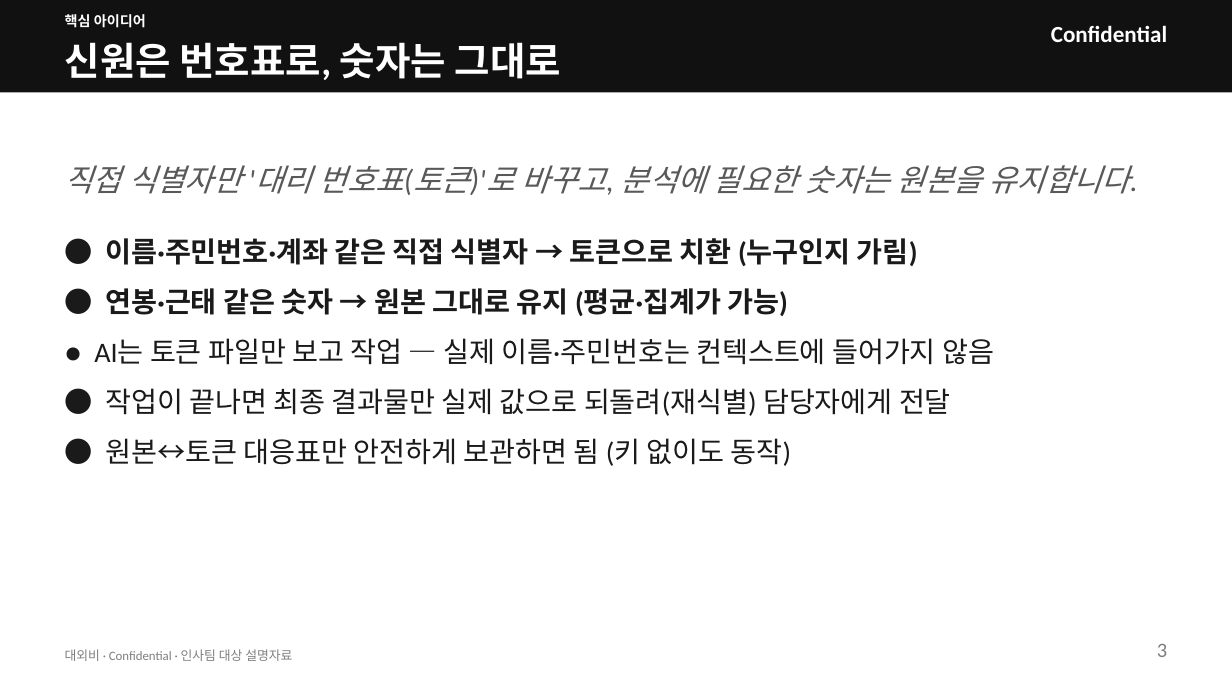
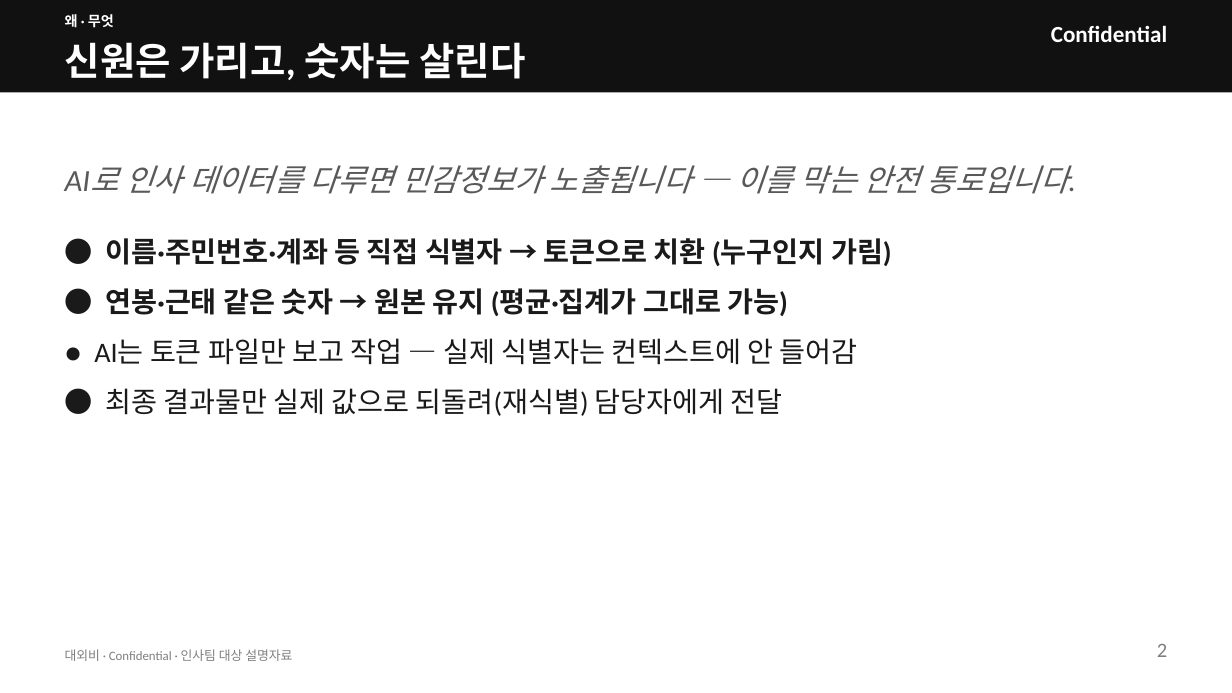
Before and after one commit to kos2001/pii-encryption-gateway, a slide deck: slide 2 of claudedocs/pii-gateway-hr-deck.pptx (slide 3 before the commit). Drawn at 1232x693 pixels with LibreOffice and Linux fonts; fonts in the diff are those of the drawing. Boxes give left, top, right and bottom in pixels: in the first picture for what was removed or moved away, otherwise in the second. Text is boxed around its words. In the diff, an @@ line names an element or a change of style, - is before the commit and + after.

```diff
--- a/claudedocs/pii-gateway-hr-deck.pptx
+++ b/claudedocs/pii-gateway-hr-deck.pptx
@@ text at (65, 14, 114, 28): text changed @@
-핵심 아이디어
+왜 · 무엇
@@ text at (65, 42, 525, 80): text changed @@
-신원은 번호표로, 숫자는 그대로
+신원은 가리고, 숫자는 살린다
@@ text at (125, 165, 1069, 194): text changed @@
-직접 식별자만 '대리 번호표(토큰)'로 바꾸고, 분석에 필요한 숫자는 원본을 유지합니다.
+AI로 인사 데이터를 다루면 민감정보가 노출됩니다 — 이를 막는 안전 통로입니다.
@@ text at (94, 238, 892, 416): text changed; bold on @@
-● 이름·주민번호·계좌 같은 직접 식별자 → 토큰으로 치환 (누구인지 가림)
-● 연봉·근태 같은 숫자 → 원본 그대로 유지 (평균·집계가 가능)
-● AI는 토큰 파일만 보고 작업 — 실제 이름·주민번호는 컨텍스트에 들어가지 않음
-● 작업이 끝나면 최종 결과물만 실제 값으로 되돌려(재식별) 담당자에게 전달
-● 원본↔토큰 대응표만 안전하게 보관하면 됨 (키 없이도 동작)
+● 이름·주민번호·계좌 등 직접 식별자 → 토큰으로 치환 (누구인지 가림)
+● 연봉·근태 같은 숫자 → 원본 유지 (평균·집계가 그대로 가능)
+● AI는 토큰 파일만 보고 작업 — 실제 식별자는 컨텍스트에 안 들어감
+● 최종 결과물만 실제 값으로 되돌려(재식별) 담당자에게 전달
@@ text at (1157, 644, 1167, 657): text changed @@
-3
+2
```
Also in this commit, not shown: 6 other slides changed, 4 slides removed, 1 other file.
